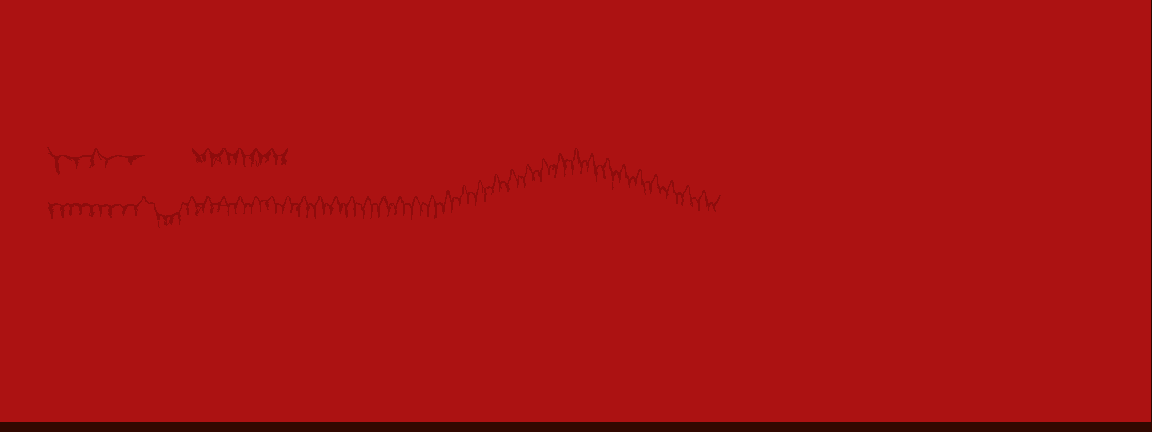
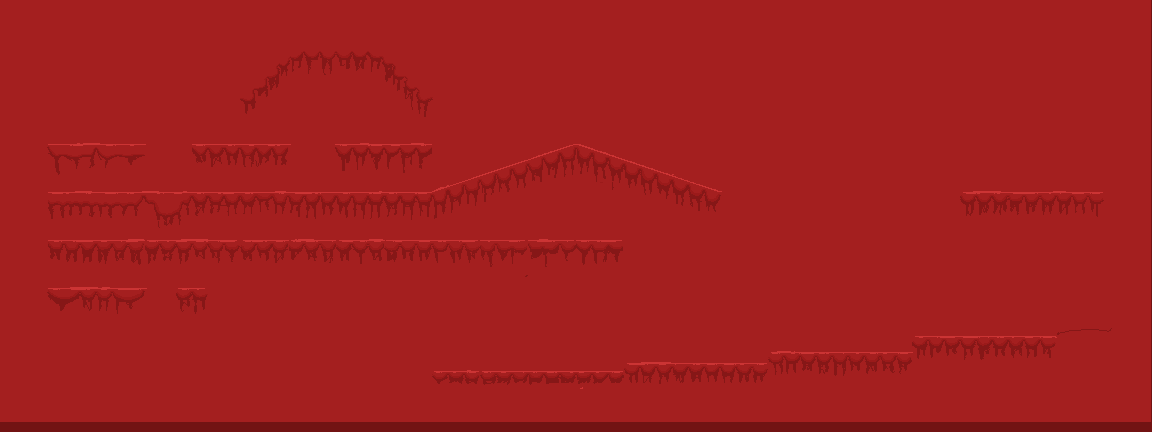
Layers edited between the first and the second w=1152, h=432 image:
added layer "Layer #14" in group "Layer Group" over [48, 143, 1103, 389]
painted on "Layer #11" over [47, 52, 1112, 385]
added layer "Layer #13" in group "Layer Group" over [48, 51, 1103, 380]
painted on "Layer #3" over [0, 0, 1151, 422]
added layer "Layer #12" in group "Layer Group #1" over [46, 50, 1095, 385]
showed "Layer #4", painted on it over [0, 0, 1152, 432]
painted on "Layer #8" over [388, 212, 477, 238]
added group "Layer Group #4" with 2 layers above "nature_environment_01" over [90, 0, 1152, 432]
added layer "Layer #15" in group "Layer Group #4" over [90, 0, 1152, 432]
moved "Layer #2" into group "Layer Group #4" over [785, 218, 1089, 383]
